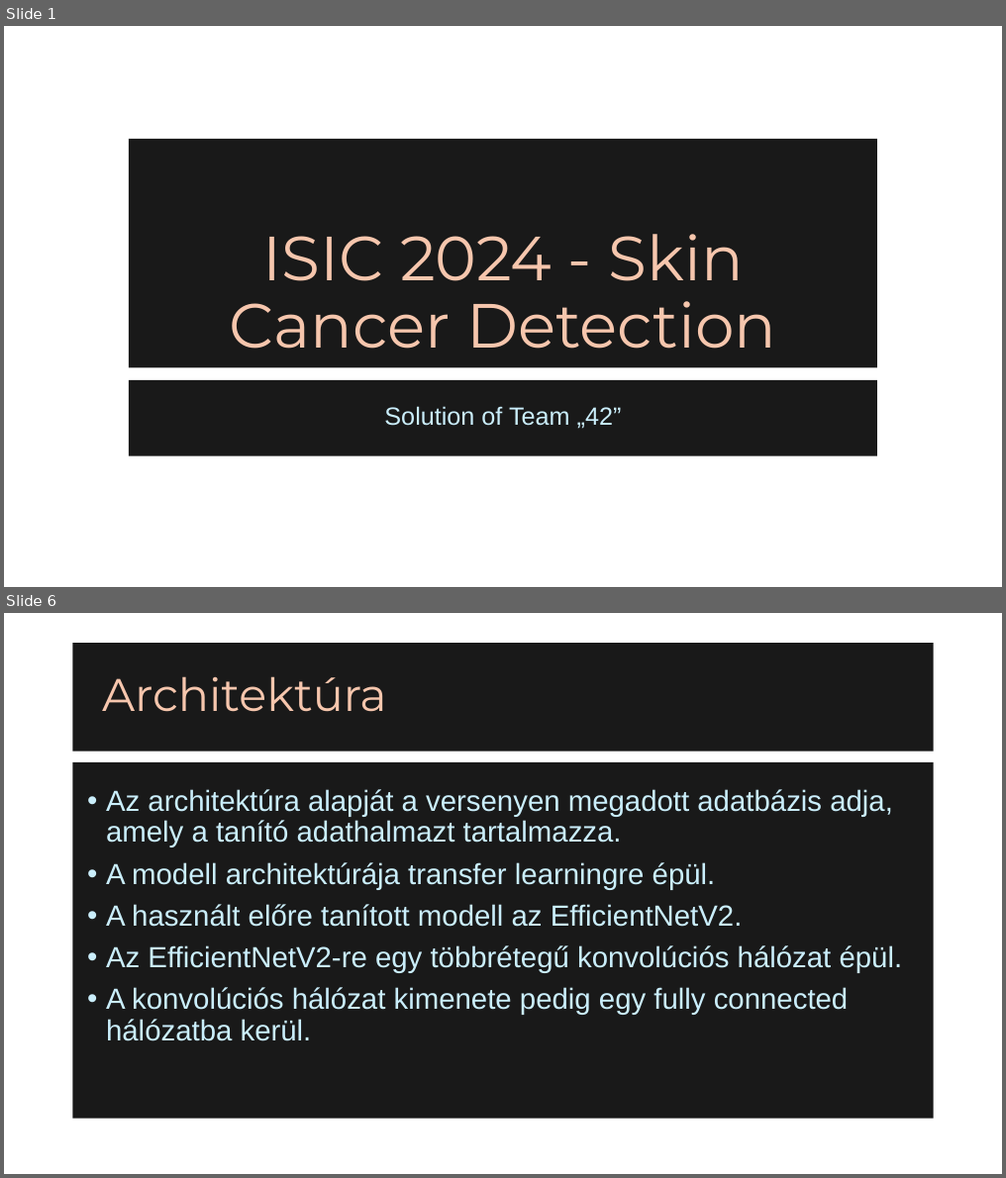
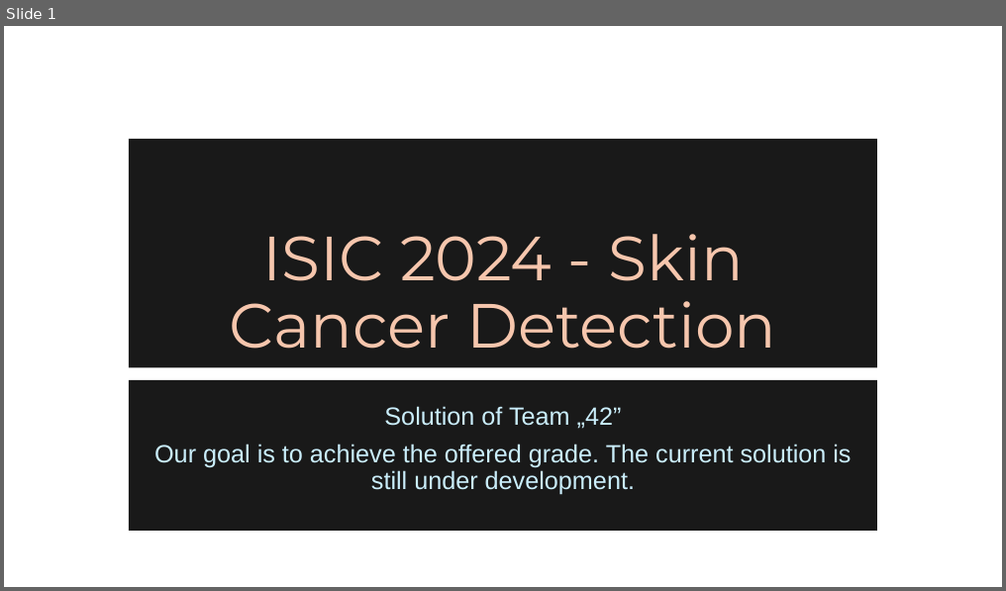
Before and after one commit to Agoston03/Deep-Learning-42, a slide deck: team42.pptx. Shown one above the other, each under a label of ours: slides 1 and 6 before the commit, slide 1 after it; the slides between them are not shown. The pictures are 1006x1178 and 1006x591 pixels, drawn with LibreOffice and Linux fonts; fonts in the diff are those of the drawing; background and template pictures are left out. Boxes give left, top, right and bottom in pixels: in the first picture for what was removed or moved away, otherwise in the second. Text is boxed around its words. In the diff, an @@ line names an element or a change of style, - is before the commit and + after.

```diff
--- a/team42.pptx
+++ b/team42.pptx
@@ slide 6 removed at (4,613,1002,1174), background picture (left out) @@
@@ title removed at (73,643,934,752) @@
-Architektúra
@@ text removed at (73,762,934,1119) @@
-• Az architektúra alapját a versenyen megadott adatbázis adja, amely a tanító adathalmazt tartalmazza.
-• A modell architektúrája transfer learningre épül.
-• A használt előre tanított modell az EfficientNetV2.
-• Az EfficientNetV2-re egy többrétegű konvolúciós hálózat épül.
-• A konvolúciós hálózat kimenete pedig egy fully connected hálózatba kerül.
@@ slide 1 changed as well @@
@@ subtitle "Solution of Team „42”": place and size @@
-subtitle "Solution of Team „42”" at (129,380,877,457)
+subtitle "Solution of Team „42”" at (129,380,877,531)
@@ subtitle at (154,444,850,495): paragraph added @@
+Our goal is to achieve the offered grade. The current solution is still under development.
```
Also in this commit, not shown: 6 slides added, 4 other slides removed.
